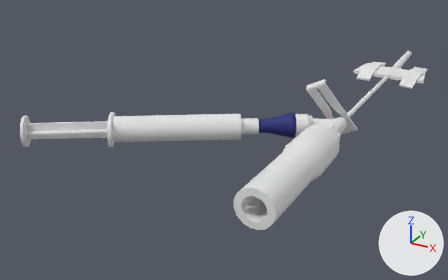
Renders of the FBX model care-up/Assets/_Models/insulfon.fbx from each side of a commit.
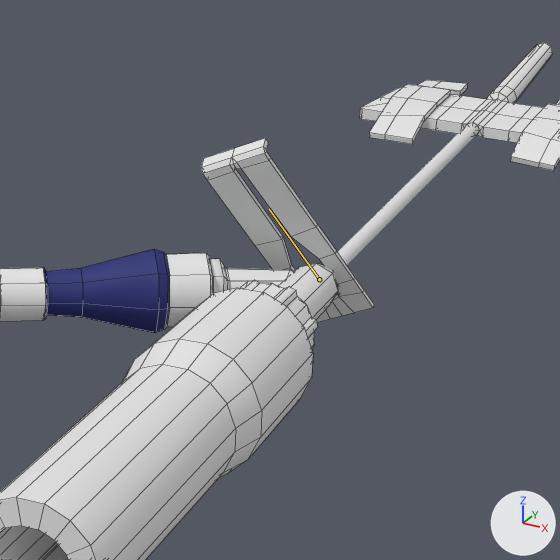
There are two pictures of each version: one whole from a 50 mm camera at (0.1094, -0.4682, 0.1458) aimed at (-0.083, -0.1184, -0.0291), one close up on the part from 55% to 92% of the width and 13% to 74% of the height. The axes (+X, +Y, +Z) are drawn at lower right. The lights are the same throughout. Both versions are drawn at frame 1 of the action 'insolfonArm|i590_backed_v2'; the numbers are the values there. The bones that change are drawn over the model as lines in the close-ups. The close-ups show mesh edges as thin lines.

In view in the first close-up: 'OmniflushSyringeBarrel', 'Plaster.001', 'bf', 'cap.001', 'i_connector', 'outer', 'puller', 'puller.001', 'tube'.
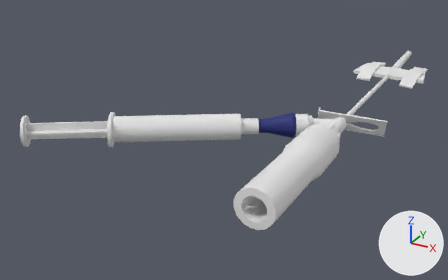
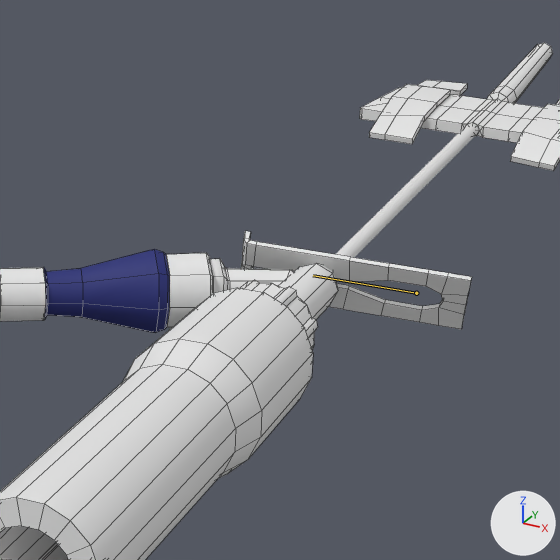
Changed parts and their boxes (x1, y1, x2, y2) in the close-ups (560 x 560 px):
```json
{"object": "puller", "change": "posed", "before": [201, 138, 374, 322], "after": [225, 231, 471, 329]}
{"bone": "th", "before": "(319, 279) to (269, 209)", "after": "(416, 293) to (313, 275)"}
```

The change, as JSON lines over the scene's bpy script:
```json
{"block": "bone_th", "where": "bone_th = bpy.data.objects['insolfonArm'].pose.bones['th']  # child of 't6'"}
{"op": "set", "path": "bone_th.location", "old": "(0.13, -0.01, 0.02)", "new": "(-1.02, -0.76, 0.27)"}
{"op": "set", "path": "bone_th.rotation_quaternion", "old": "(0.974, -0.222, -0.028, 0.042)", "new": "(0.877, -0.182, -0.13, -0.425)", "note": "degrees (-26, -2, 5) -> degrees (-13, -22, -49)"}
```
